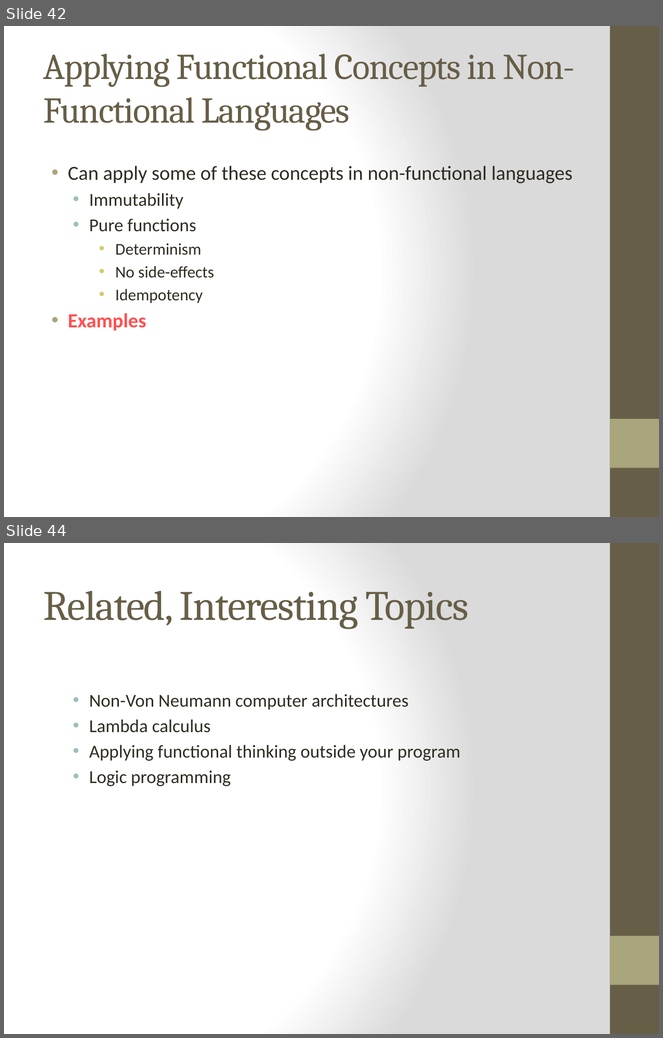
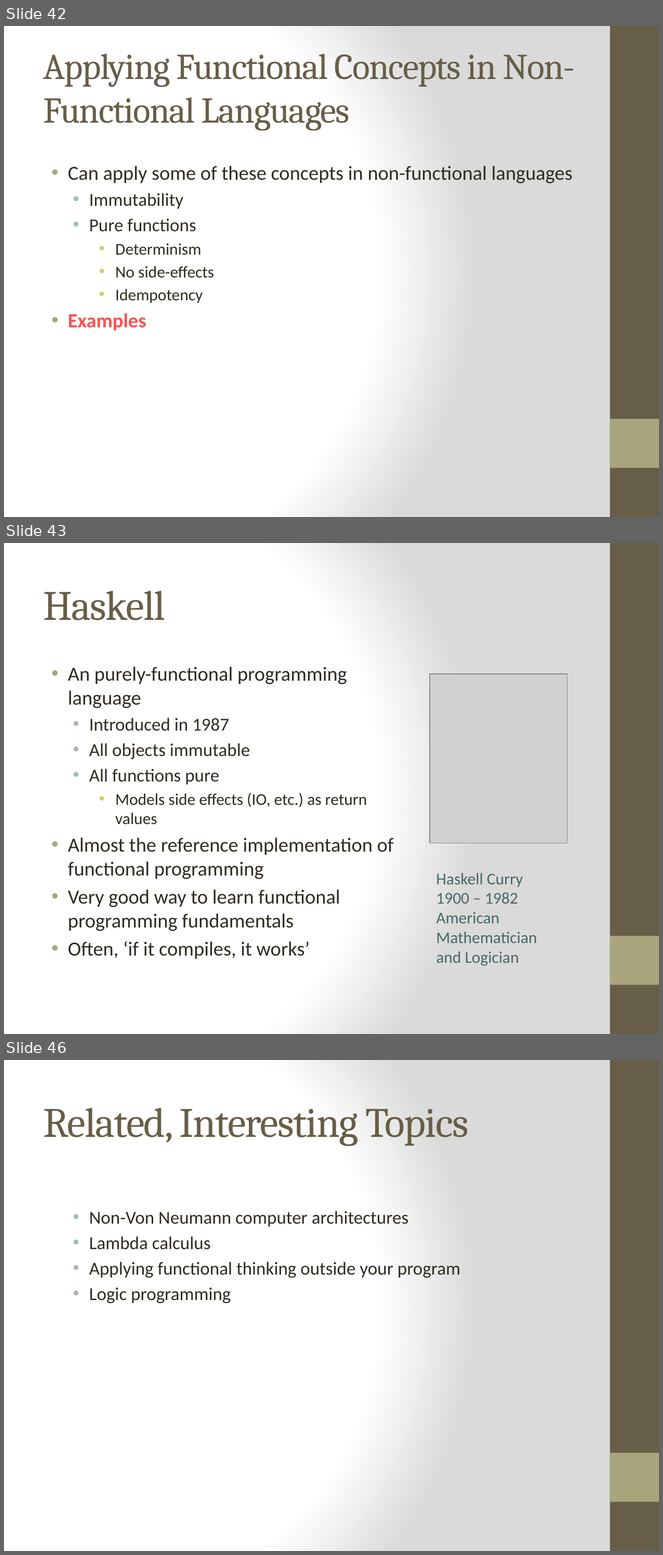
Before and after one commit to bjhartin/FoundationsOfFunctionalProgramming, a slide deck: FoundationsOfFunctionalProgramming.pptx. Shown one above the other, each under a label of ours: slides 42 and 44 before the commit, slides 42, 43 and 46 after it; the slides between them are not shown. The pictures are 663x1038 and 663x1555 pixels, drawn with LibreOffice and Linux fonts; fonts in the diff are those of the drawing; grey boxes stand for pictures. Boxes give left, top, right and bottom in pixels: in the first picture for what was removed or moved away, otherwise in the second. Text is boxed around its words. In the diff, an @@ line names an element or a change of style, - is before the commit and + after.

Commit message:
Brian: Adding Haskell slides.

```diff
--- a/FoundationsOfFunctionalProgramming.pptx
+++ b/FoundationsOfFunctionalProgramming.pptx
@@ slide 43 added at [4, 543, 659, 1034], background gradient #FFFFFF to #DADADA; not listed: 2 template elements that a slide beside it also shows @@
@@ title added at [44, 591, 166, 620], 46 pt, text #675E47 @@
+Haskell
@@ text added at [68, 667, 394, 960], 22 pt, text #2F2B20 @@
+• An purely-functional programming language
+  • Introduced in 1987
+  • All objects immutable
+  • All functions pure
+    • Models side effects (IO, etc.) as return values
+• Almost the reference implementation of functional programming
+• Very good way to learn functional programming fundamentals
+• Often, ‘if it compiles, it works’
@@ picture added at [430, 674, 568, 843] @@
@@ text added at [436, 873, 537, 966], 18 pt, text #456867 @@
+Haskell Curry
+1900 – 1982
+American Mathematician and Logician
@@ what was slide 44 is now slide 46 @@
```
Also in this commit, not shown: 3 slides changed, 2 other slides added, 1 slide removed, 3 other files.
